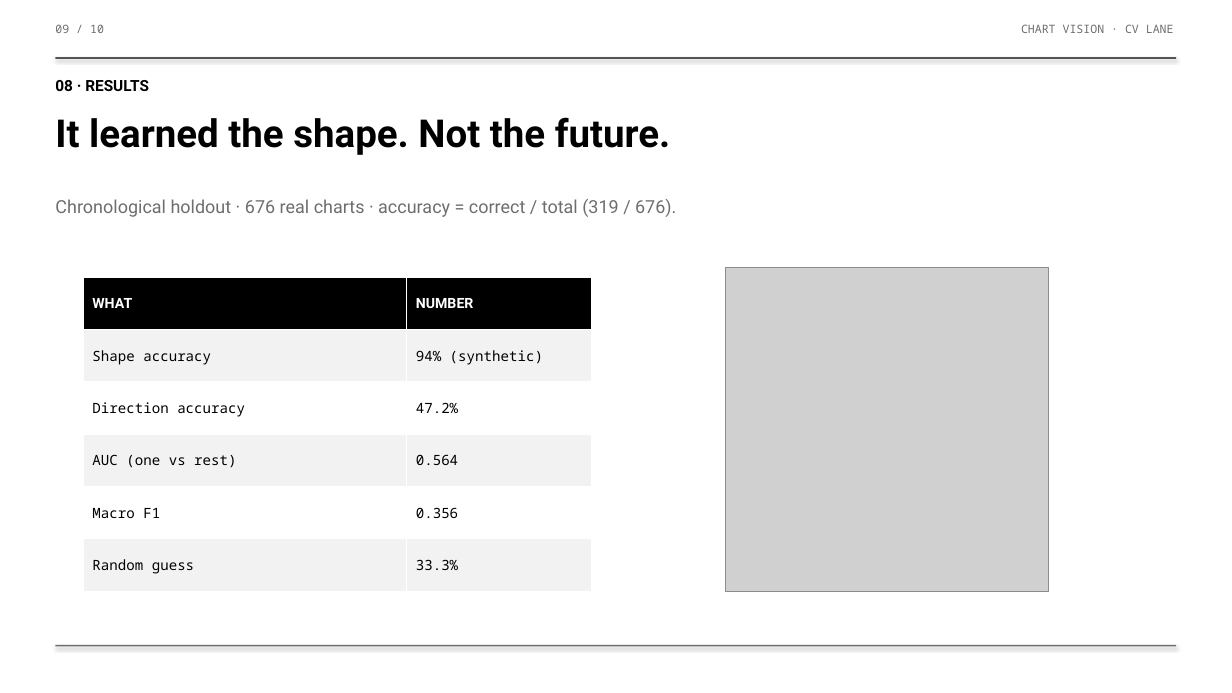
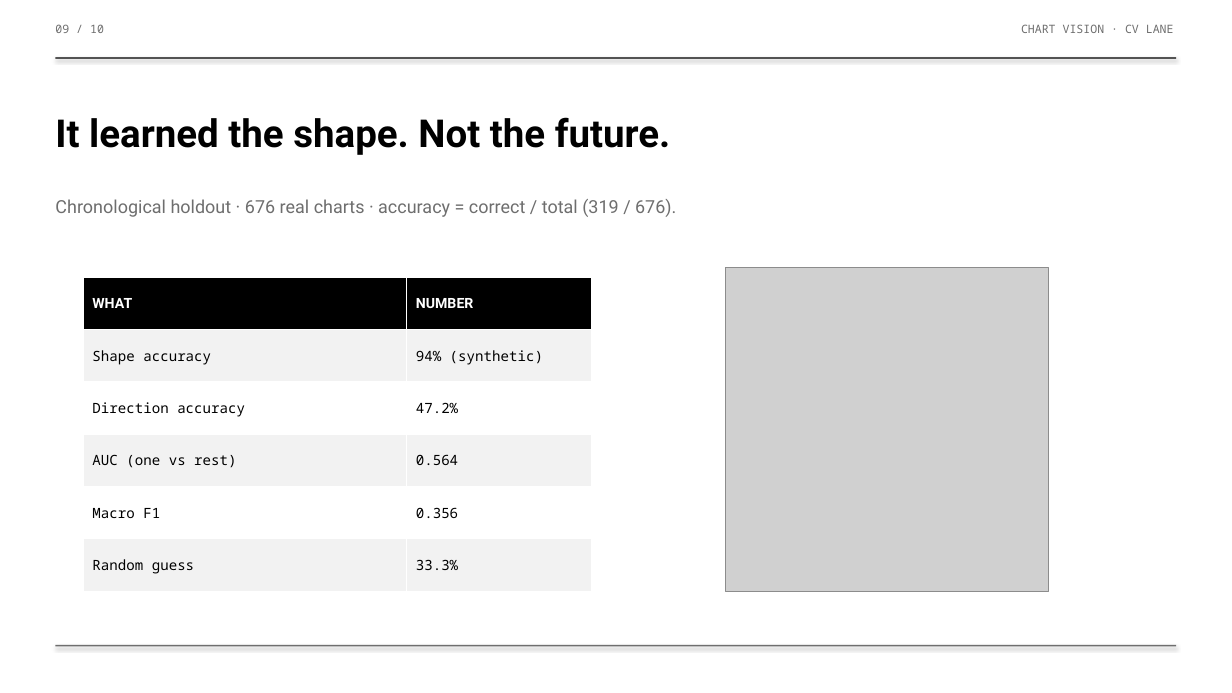
Before and after one commit to DharmilG/Stock-Direction-Predictor, a slide deck: slide 14 of CV/slides/Chart_Vision_Review.pptx (slide 9 before the commit). Drawn at 1232x693 pixels with LibreOffice and Linux fonts; fonts in the diff are those of the drawing; grey boxes stand for pictures. Boxes give left, top, right and bottom in pixels: in the first picture for what was removed or moved away, otherwise in the second. Text is boxed around its words. In the diff, an @@ line names an element or a change of style, - is before the commit and + after.

```diff
--- a/CV/slides/Chart_Vision_Review.pptx
+++ b/CV/slides/Chart_Vision_Review.pptx
@@ text removed at <box>55,80,149,91</box> @@
-08 · RESULTS
```
Also in this commit, not shown: 13 other slides changed, 1 slide added, 1 slide removed, 1 other file.
